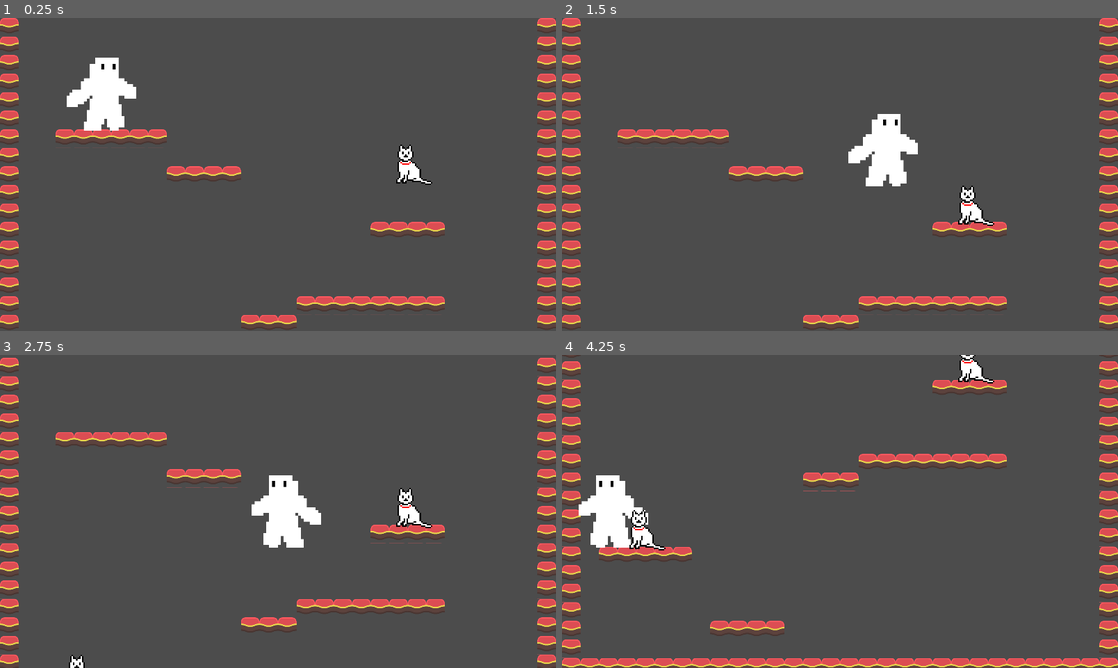
Above: before the commit, frames 1-4 (two rows, left to right).
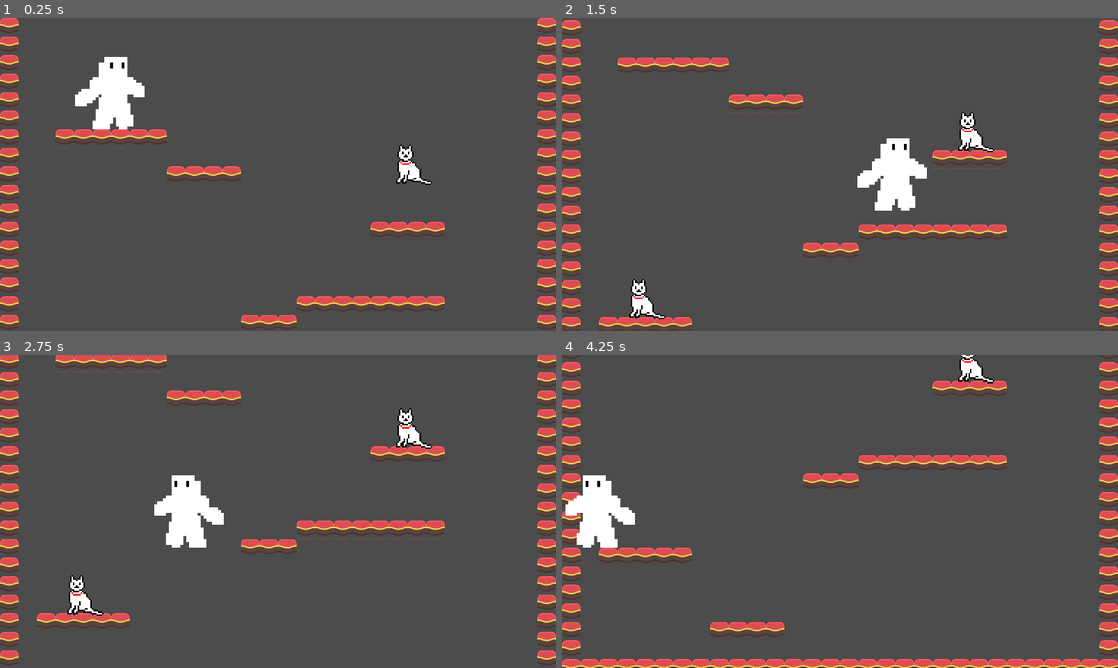
Above: after the commit, the same moments.

Repository: samfalberg/Clonewell
Game: Godot game, scene res://World/Well.tscn
Two runs of this game, one before a commit and one after it. Both use one fixed random seed, a clock stepped at 60 frames per second and the inputs below.
Inputs:
- Up to frame 1 (0.25 s): no input
- Up to frame 2 (1.5 s): hold D (move_right) from 0.53 s (still down); tap Shift (jump_and_shoot) at 0.77 s
- Up to frame 3 (2.75 s): tap Shift (jump_and_shoot) at 1.52 s; release D (move_right) at 2.03 s; hold A (move_left) from 2.03 s (still down)
- Up to frame 4 (4.25 s): keep holding A (move_left); tap Shift (jump_and_shoot) at 3.02, 3.77 s

The runs differ from the first frame. In frame 1, 1.0% of the frame differs, in the area x 12-26%, y 12-36%; in frame 2, 11%; in frame 3, 14%, in the area x 0-100%, y 0-100%; in frame 4, 6.4%.

Commit message:
Add enemy and player death

Diff:
--- a/Characters/Cat_Enemy.gd
+++ b/Characters/Cat_Enemy.gd
@@ -2,6 +2,13 @@
 
 var timer = 0.0
 var direction = "Left"
+
+# Kill enemy when stomped on head
+func _on_HitDetector_body_entered(body: PhysicsBody2D):
+	if body.global_position.y > get_node("HitDetector").global_position.y:
+		return
+	get_node("CollisionShape2D").disabled = true
+	queue_free()
 
 func _physics_process(delta: float):
 	timer += delta
@@ -26,7 +33,11 @@
 func change_direction():
 	if direction == "Left":
 		get_node("Sprite").set_flip_h(true)
+		get_node("CollisionShape2D").position.x *= -1
+		get_node("HitDetector/KillShape2D").position.x *= -1
 		direction = "Right"
 	elif direction == "Right":
 		get_node("Sprite").set_flip_h(false)
+		get_node("CollisionShape2D").position.x *= -1
+		get_node("HitDetector/KillShape2D").position.x *= -1
 		direction = "Left"
--- a/Characters/Cat_Enemy.tscn
+++ b/Characters/Cat_Enemy.tscn
@@ -3,29 +3,31 @@
 [ext_resource path="res://Characters/Cat_Enemy.gd" type="Script" id=1]
 [ext_resource path="res://Characters/cat.png" type="Texture" id=2]
 
-[sub_resource type="RectangleShape2D" id=1]
-extents = Vector2( 19.7339, 24.0313 )
+[sub_resource type="RectangleShape2D" id=2]
+extents = Vector2( 32.1823, 40.5927 )
 
-[sub_resource type="RectangleShape2D" id=2]
-extents = Vector2( 33.5964, 31.4001 )
+[sub_resource type="RectangleShape2D" id=3]
+extents = Vector2( 36.647, 22.4124 )
 
 [node name="Cat_Enemy" type="KinematicBody2D"]
-position = Vector2( 969.213, 440.74 )
+position = Vector2( 964.97, 447.811 )
 collision_layer = 2147483650
 collision_mask = 8
 script = ExtResource( 1 )
-__meta__ = {
-"_edit_group_": true
-}
 
 [node name="Sprite" type="Sprite" parent="."]
 scale = Vector2( 0.5, 0.5 )
 texture = ExtResource( 2 )
 
-[node name="CollisionShapeHead" type="CollisionShape2D" parent="."]
-position = Vector2( -30.4645, -35.8578 )
-shape = SubResource( 1 )
+[node name="CollisionShape2D" type="CollisionShape2D" parent="."]
+position = Vector2( -24.5267, 21.0087 )
+shape = SubResource( 2 )
 
-[node name="CollisionShapeBody" type="CollisionShape2D" parent="."]
-position = Vector2( -18.1628, 25.2514 )
-shape = SubResource( 2 )
+[node name="HitDetector" type="Area2D" parent="."]
+modulate = Color( 0, 0.298039, 1, 1 )
+collision_layer = 2
+
+[node name="KillShape2D" type="CollisionShape2D" parent="HitDetector"]
+position = Vector2( -26.163, -45.962 )
+shape = SubResource( 3 )
+[connection signal="body_entered" from="HitDetector" to="." method="_on_HitDetector_body_entered"]
--- a/Characters/Player.gd
+++ b/Characters/Player.gd
@@ -1,8 +1,16 @@
 extends Character
+
+export var stomp_impulse = 1000.0
 
 var on_ground = false
 var rounds_shot = 0
 var gunboots_duration = 0
+
+func _on_EnemyDetector_area_entered(area):
+	velocity = calculate_stomp_velocity(velocity, stomp_impulse)
+
+func _on_EnemyDetector_body_entered(body):
+	queue_free()
 
 # Add player movement and physics
 func _physics_process(delta: float):
@@ -60,3 +68,9 @@
 		new_v.y = 0.0
 
 	return new_v
+
+# Cause an upward stomp impulse when player stomps on enemy heads
+func calculate_stomp_velocity(linear_velocity: Vector2, impulse: float) -> Vector2:
+	var out = linear_velocity
+	out.y = -impulse
+	return out
--- a/Characters/Player.tscn
+++ b/Characters/Player.tscn
@@ -1,25 +1,26 @@
-[gd_scene load_steps=4 format=2]
+[gd_scene load_steps=5 format=2]
 
 [ext_resource path="res://Characters/Player.gd" type="Script" id=1]
 [ext_resource path="res://Characters/well_boy.png" type="Texture" id=2]
 
-[sub_resource type="RectangleShape2D" id=3]
-extents = Vector2( 114.2, 121.2 )
+[sub_resource type="RectangleShape2D" id=1]
+extents = Vector2( 67.2411, 115.763 )
+
+[sub_resource type="RectangleShape2D" id=2]
+extents = Vector2( 71.6264, 123.959 )
 
 [node name="Player" type="KinematicBody2D"]
-position = Vector2( 277.661, 131.647 )
+position = Vector2( 288.34, 83.5928 )
 collision_mask = 8
 script = ExtResource( 1 )
-__meta__ = {
-"_edit_group_": true
-}
 speed = Vector2( 800, 1400 )
 
 [node name="Sprite" type="Sprite" parent="."]
 texture = ExtResource( 2 )
 
 [node name="CollisionShape2D" type="CollisionShape2D" parent="."]
-shape = SubResource( 3 )
+position = Vector2( 0, 9.2137 )
+shape = SubResource( 1 )
 
 [node name="Camera2D" type="Camera2D" parent="."]
 current = true
@@ -27,3 +28,14 @@
 limit_top = 0
 limit_right = 1920
 limit_smoothed = true
+
+[node name="EnemyDetector" type="Area2D" parent="."]
+collision_layer = 0
+collision_mask = 2
+
+[node name="CollisionShape2D" type="CollisionShape2D" parent="EnemyDetector"]
+modulate = Color( 0.0196078, 0.141176, 0.678431, 1 )
+position = Vector2( 0, 6.80388 )
+shape = SubResource( 2 )
+[connection signal="area_entered" from="EnemyDetector" to="." method="_on_EnemyDetector_area_entered"]
+[connection signal="body_entered" from="EnemyDetector" to="." method="_on_EnemyDetector_body_entered"]
--- a/World/Well.tscn
+++ b/World/Well.tscn
@@ -44,7 +44,7 @@
 [node name="ParallaxLayer" type="ParallaxLayer" parent="ParallaxBackground"]
 
 [node name="Player" parent="." instance=ExtResource( 2 )]
-position = Vector2( 349.498, 181.035 )
+position = Vector2( 380.199, 193.049 )
 
 [node name="Cat_Enemy" parent="." instance=ExtResource( 3 )]
 position = Vector2( 1430.9, 406.153 )
